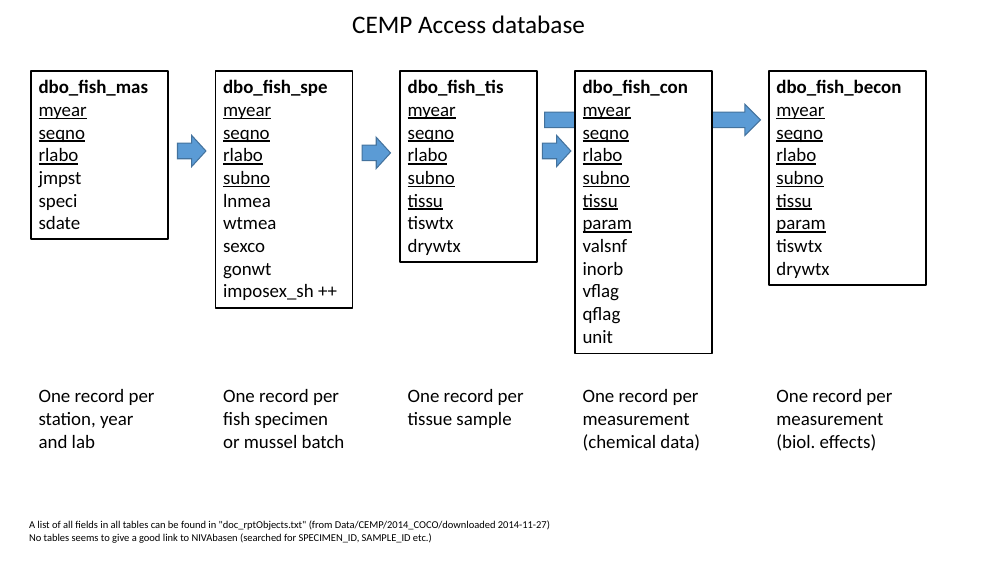
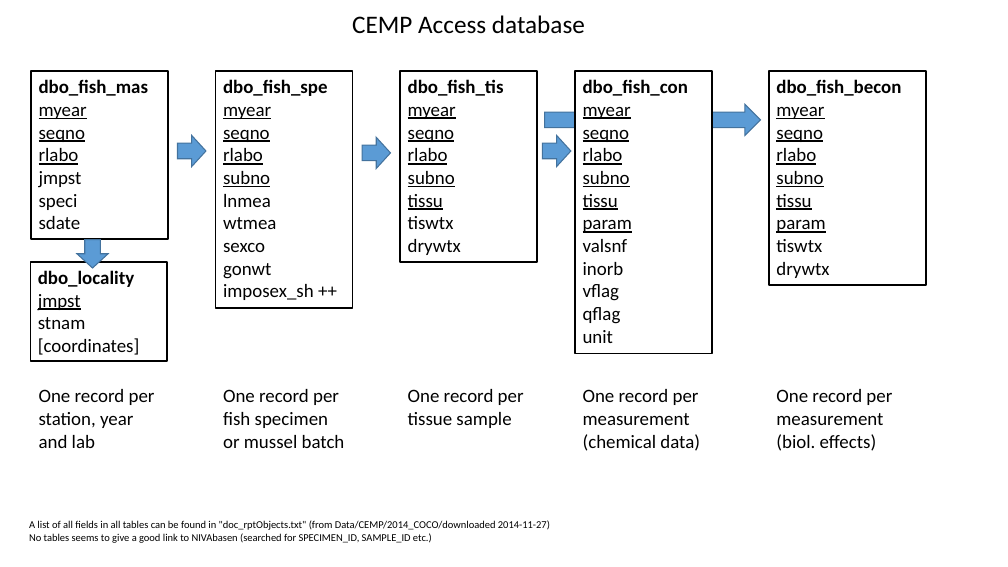
Before and after one commit to NIVANorge/Milkys2_pc, a slide deck: slide 2 of Info/CEMP database structures.pptx. Drawn at 1008x567 pixels with LibreOffice and Linux fonts; fonts in the diff are those of the drawing. Boxes give left, top, right and bottom in pixels: in the first picture for what was removed or moved away, otherwise in the second. Text is boxed around its words. In the diff, an @@ line names an element or a change of style, - is before the commit and + after.

```diff
--- a/Info/CEMP database structures.pptx
+++ b/Info/CEMP database structures.pptx
@@ right arrow added at [78, 239, 109, 268], fill #5B9BD5, outline #43739E 1 pt @@
@@ rectangle added at [30, 262, 167, 361], fill #FFFFFF, outline #000000 1.5 pt, 18 pt, text #000000 @@
+dbo_locality
+jmpst
+stnam
+[coordinates]
```
Also in this commit, not shown: 1 other slide changed, 2 other files.
